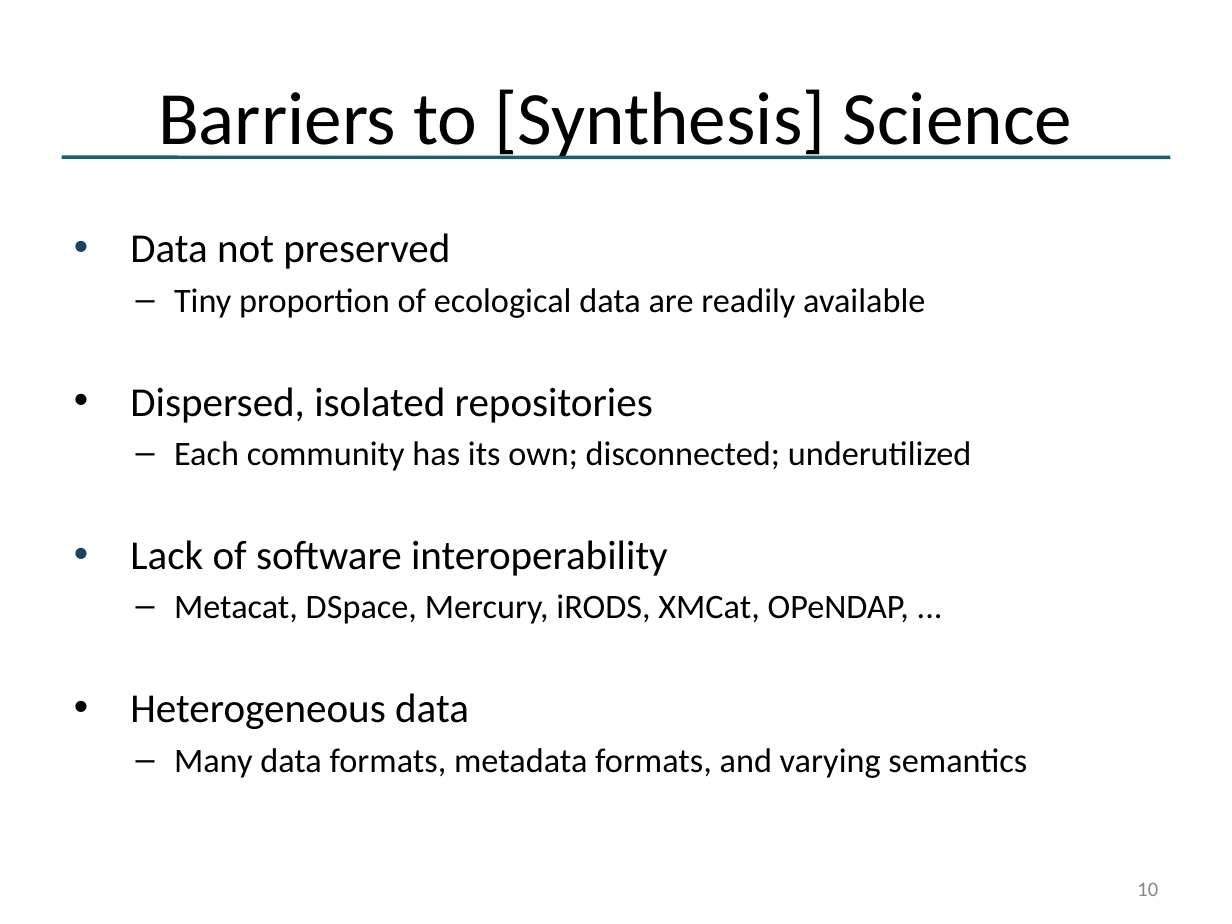
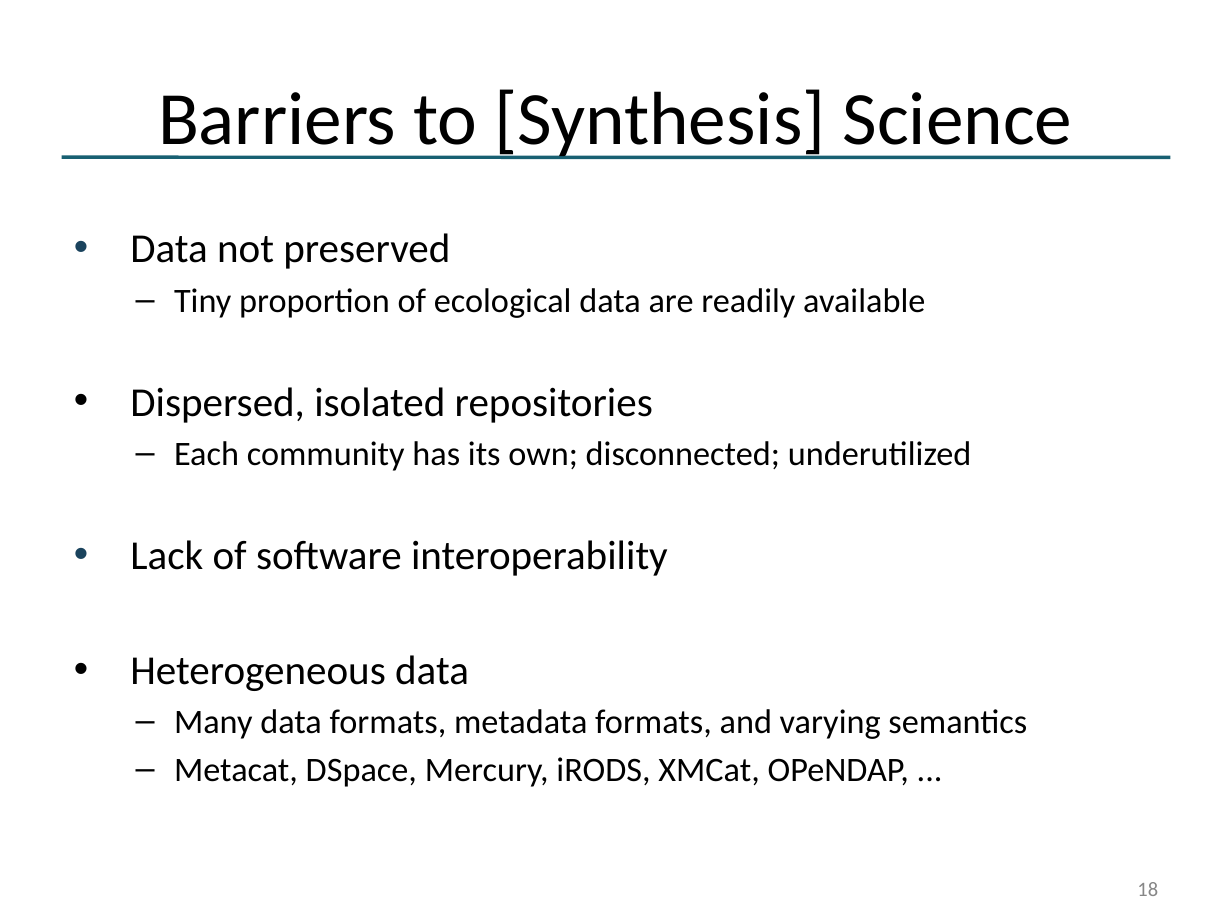
Before and after one commit to NCEAS/oss-2014, a slide deck: slide 18 of day-03/DataMgmnt_v0.pptx (slide 10 before the commit). Drawn at 1232x924 pixels with LibreOffice and Linux fonts; fonts in the diff are those of the drawing. Boxes give left, top, right and bottom in pixels: in the first picture for what was removed or moved away, otherwise in the second. Text is boxed around its words. In the diff, an @@ line names an element or a change of style, - is before the commit and + after.

```diff
--- a/day-03/DataMgmnt_v0.pptx
+++ b/day-03/DataMgmnt_v0.pptx
@@ text at <box>174,594,909,624</box>: paragraph removed @@
-  – Metacat, DSpace, Mercury, iRODS, XMCat, OPeNDAP, ...
@@ text at <box>174,757,909,787</box>: paragraph added @@
+  – Metacat, DSpace, Mercury, iRODS, XMCat, OPeNDAP, ...
@@ page number at <box>1137,882,1158,896</box>: text changed @@
-10
+18
```
Also in this commit, not shown: 9 other slides changed, 8 slides added, 1 slide removed.
